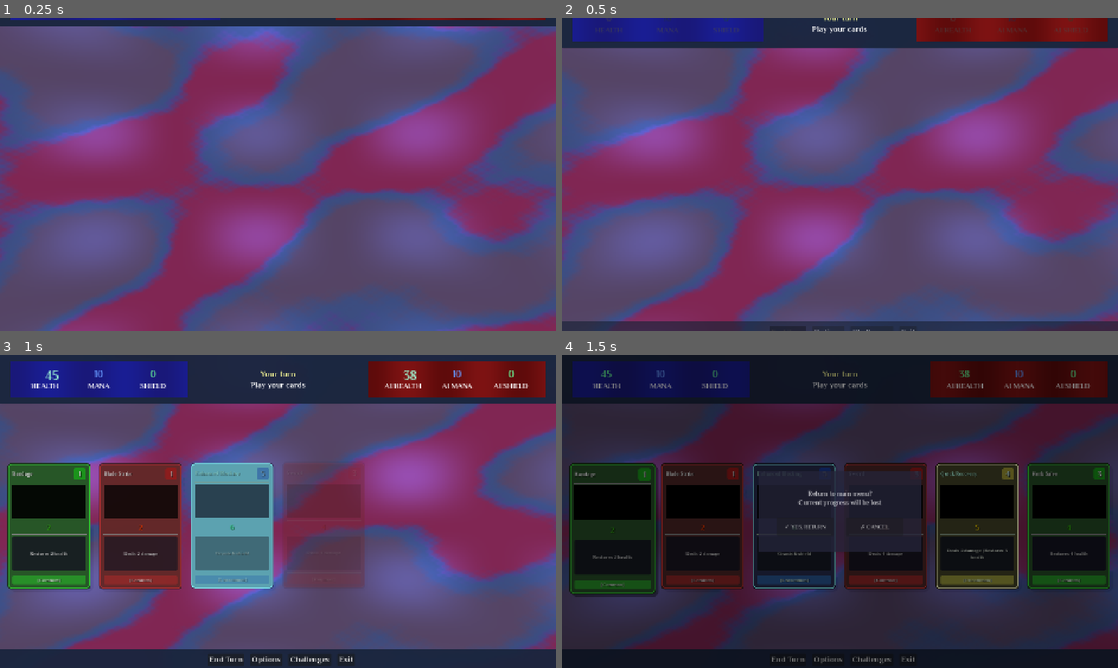
Above: before the commit, frames 1-4 (two rows, left to right).
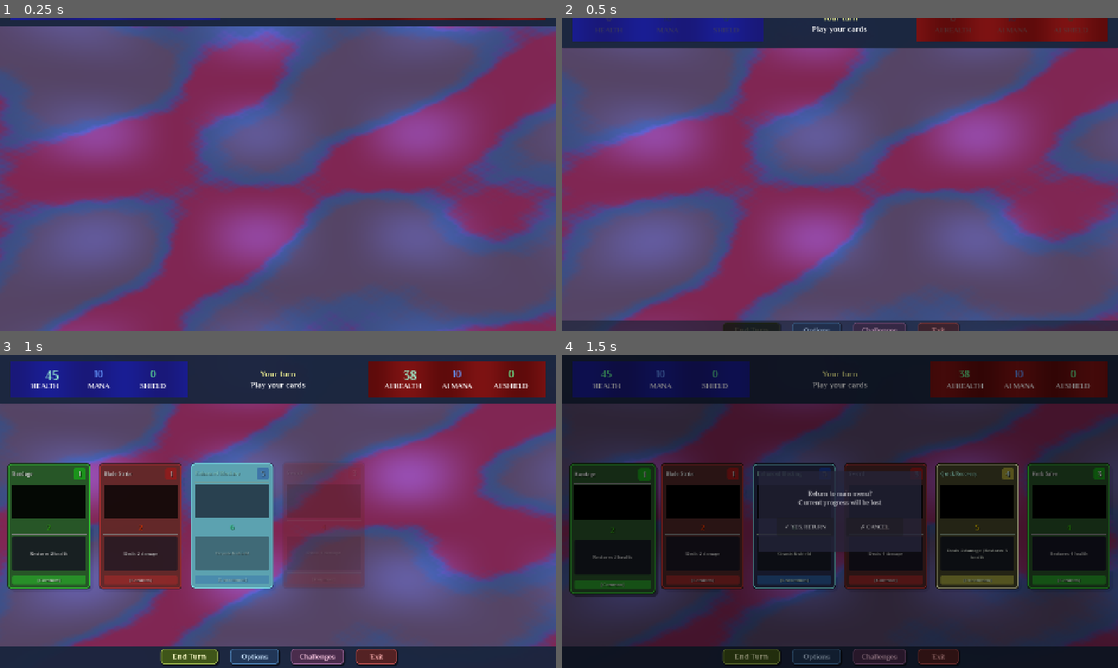
Above: after the commit, the same moments.

Repository: lextrack/Card-Vault-Keeper-Arena
Game: Godot game, scene res://scenes/Main.tscn
Same seed, same stepped clock (60 frames per second), same inputs: the game is played once before the commit and once after it. This scene is started directly instead of the project's main scene. Video files are missing from this copy of the repository; at most half a second of black plays in their place. Sound files missing from this copy of the repository are replaced by a short silence.
Inputs (mouse positions are in pixels of both pictures, inside the frame that each line leads up to):
- Up to frame 1 (0.25 s): no input
- Up to frame 2 (0.5 s): no input
- Up to frame 3 (1 s): tap Enter (game_select) at 0.5 s; move the mouse to (400, 495) at 0.52 s; hold Right (ui_right) from 0.53 s (still down); hold C (ChallengeHub_access) from 0.53 s (still down); click (400, 495) at 0.67 s
- Up to frame 4 (1.5 s): move the mouse to (612, 527) at 1.27 s; release Right (ui_right) at 1.28 s; release C (ChallengeHub_access) at 1.28 s; hold Escape (game_back) from 1.28 s (still down); tap Space (end_turn_specific) at 1.35 s; click (612, 527) at 1.42 s

Frame 1 is identical in both runs. In frame 2, 0.8% of the frame differs, in the area x 0-100%, y 96-100%; in frame 3, 2.7%, in the area x 0-100%, y 93-100%; in frame 4, 2.2%.

Commit message:
Adjust the buttons

Diff:
--- a/scenes/Main.tscn
+++ b/scenes/Main.tscn
@@ -43,6 +43,174 @@
 shader_parameter/frequency = 15.0
 shader_parameter/glow_strength = 0.5
 
+[sub_resource type="StyleBoxFlat" id="StyleBoxFlat_endturn_normal"]
+bg_color = Color(0.3, 0.4, 0.1, 0.8)
+border_width_left = 2
+border_width_top = 2
+border_width_right = 2
+border_width_bottom = 2
+border_color = Color(0.6, 0.7, 0.3, 1)
+corner_radius_top_left = 8
+corner_radius_top_right = 8
+corner_radius_bottom_right = 8
+corner_radius_bottom_left = 8
+shadow_size = 3
+shadow_offset = Vector2(2, 2)
+
+[sub_resource type="StyleBoxFlat" id="StyleBoxFlat_endturn_pressed"]
+bg_color = Color(0.25, 0.35, 0.08, 0.95)
+border_width_left = 2
+border_width_top = 2
+border_width_right = 2
+border_width_bottom = 2
+border_color = Color(0.5, 0.6, 0.2, 1)
+corner_radius_top_left = 8
+corner_radius_top_right = 8
+corner_radius_bottom_right = 8
+corner_radius_bottom_left = 8
+shadow_size = 1
+shadow_offset = Vector2(1, 1)
+
+[sub_resource type="StyleBoxFlat" id="StyleBoxFlat_endturn_hover"]
+bg_color = Color(0.4, 0.5, 0.15, 0.9)
+border_width_left = 2
+border_width_top = 2
+border_width_right = 2
+border_width_bottom = 2
+border_color = Color(0.8, 0.9, 0.4, 1)
+corner_radius_top_left = 8
+corner_radius_top_right = 8
+corner_radius_bottom_right = 8
+corner_radius_bottom_left = 8
+shadow_size = 5
+shadow_offset = Vector2(2, 2)
+
+[sub_resource type="StyleBoxFlat" id="StyleBoxFlat_options_normal"]
+bg_color = Color(0.15, 0.25, 0.4, 0.8)
+border_width_left = 2
+border_width_top = 2
+border_width_right = 2
+border_width_bottom = 2
+border_color = Color(0.3, 0.5, 0.7, 1)
+corner_radius_top_left = 8
+corner_radius_top_right = 8
+corner_radius_bottom_right = 8
+corner_radius_bottom_left = 8
+shadow_size = 3
+shadow_offset = Vector2(2, 2)
+
+[sub_resource type="StyleBoxFlat" id="StyleBoxFlat_options_pressed"]
+bg_color = Color(0.1, 0.2, 0.35, 0.95)
+border_width_left = 2
+border_width_top = 2
+border_width_right = 2
+border_width_bottom = 2
+border_color = Color(0.2, 0.4, 0.6, 1)
+corner_radius_top_left = 8
+corner_radius_top_right = 8
+corner_radius_bottom_right = 8
+corner_radius_bottom_left = 8
+shadow_size = 1
+shadow_offset = Vector2(1, 1)
+
+[sub_resource type="StyleBoxFlat" id="StyleBoxFlat_options_hover"]
+bg_color = Color(0.2, 0.35, 0.5, 0.9)
+border_width_left = 2
+border_width_top = 2
+border_width_right = 2
+border_width_bottom = 2
+border_color = Color(0.4, 0.6, 0.9, 1)
+corner_radius_top_left = 8
+corner_radius_top_right = 8
+corner_radius_bottom_right = 8
+corner_radius_bottom_left = 8
+shadow_size = 5
+shadow_offset = Vector2(2, 2)
+
+[sub_resource type="StyleBoxFlat" id="StyleBoxFlat_challenges_normal"]
+bg_color = Color(0.35, 0.2, 0.35, 0.8)
+border_width_left = 2
+border_width_top = 2
+border_width_right = 2
+border_width_bottom = 2
+border_color = Color(0.6, 0.4, 0.6, 1)
+corner_radius_top_left = 8
+corner_radius_top_right = 8
+corner_radius_bottom_right = 8
+corner_radius_bottom_left = 8
+shadow_size = 3
+shadow_offset = Vector2(2, 2)
+
+[sub_resource type="StyleBoxFlat" id="StyleBoxFlat_challenges_pressed"]
+bg_color = Color(0.3, 0.15, 0.3, 0.95)
+border_width_left = 2
+border_width_top = 2
+border_width_right = 2
+border_width_bottom = 2
+border_color = Color(0.5, 0.3, 0.5, 1)
+corner_radius_top_left = 8
+corner_radius_top_right = 8
+corner_radius_bottom_right = 8
+corner_radius_bottom_left = 8
+shadow_size = 1
+shadow_offset = Vector2(1, 1)
+
+[sub_resource type="StyleBoxFlat" id="StyleBoxFlat_challenges_hover"]
+bg_color = Color(0.45, 0.3, 0.45, 0.9)
+border_width_left = 2
+border_width_top = 2
+border_width_right = 2
+border_width_bottom = 2
+border_color = Color(0.8, 0.5, 0.8, 1)
+corner_radius_top_left = 8
+corner_radius_top_right = 8
+corner_radius_bottom_right = 8
+corner_radius_bottom_left = 8
+shadow_size = 5
+shadow_offset = Vector2(2, 2)
+
+[sub_resource type="StyleBoxFlat" id="StyleBoxFlat_exit_normal"]
+bg_color = Color(0.4, 0.15, 0.15, 0.8)
+border_width_left = 2
+border_width_top = 2
+border_width_right = 2
+border_width_bottom = 2
+border_color = Color(0.7, 0.3, 0.3, 1)
+corner_radius_top_left = 8
+corner_radius_top_right = 8
+corner_radius_bottom_right = 8
+corner_radius_bottom_left = 8
+shadow_size = 3
+shadow_offset = Vector2(2, 2)
+
+[sub_resource type="StyleBoxFlat" id="StyleBoxFlat_exit_pressed"]
+bg_color = Color(0.35, 0.1, 0.1, 0.95)
+border_width_left = 2
+border_width_top = 2
+border_width_right = 2
+border_width_bottom = 2
+border_color = Color(0.6, 0.2, 0.2, 1)
+corner_radius_top_left = 8
+corner_radius_top_right = 8
+corner_radius_bottom_right = 8
+corner_radius_bottom_left = 8
+shadow_size = 1
+shadow_offset = Vector2(1, 1)
+
+[sub_resource type="StyleBoxFlat" id="StyleBoxFlat_exit_hover"]
+bg_color = Color(0.5, 0.2, 0.2, 0.9)
+border_width_left = 2
+border_width_top = 2
+border_width_right = 2
+border_width_bottom = 2
+border_color = Color(0.9, 0.4, 0.4, 1)
+corner_radius_top_left = 8
+corner_radius_top_right = 8
+corner_radius_bottom_right = 8
+corner_radius_bottom_left = 8
+shadow_size = 5
+shadow_offset = Vector2(2, 2)
+
 [sub_resource type="Animation" id="Animation_ft6cd"]
 length = 0.001
 tracks/0/type = "value"
@@ -180,7 +348,7 @@
 "times": PackedFloat32Array(0, 0.7),
 "transitions": PackedFloat32Array(1, 1),
 "update": 0,
-"values": [Vector2(0, 800), Vector2(0, 721)]
+"values": [Vector2(-6, 800), Vector2(-6, 715)]
 }
 tracks/4/type = "value"
 tracks/4/imported = false
@@ -607,6 +775,7 @@
 anchors_preset = 15
 anchor_right = 1.0
 anchor_bottom = 1.0
+offset_left = -7.0
 grow_horizontal = 2
 grow_vertical = 2
 color = Color(0.101960786, 0.14901961, 0.2509804, 0.9019608)
@@ -617,39 +786,69 @@
 anchor_top = 0.5
 anchor_right = 1.0
 anchor_bottom = 0.5
-offset_top = -20.5
-offset_bottom = 10.5
-grow_horizontal = 2
-grow_vertical = 2
-theme_override_constants/separation = 15
+offset_left = 20.0
+offset_top = -26.0
+offset_right = -20.0
+offset_bottom = 12.0
+grow_horizontal = 2
+grow_vertical = 2
+theme_override_constants/separation = 30
 alignment = 1
 
 [node name="EndTurnButton" type="Button" parent="UILayer/BottomPanel/TurnButtonsContainer"]
+custom_minimum_size = Vector2(140, 38)
 layout_mode = 2
 size_flags_horizontal = 4
 focus_mode = 0
+theme_override_colors/font_color = Color(1, 1, 0.8, 1)
+theme_override_colors/font_pressed_color = Color(1, 0.9, 0.6, 1)
+theme_override_colors/font_hover_color = Color(1, 1, 1, 1)
 theme_override_font_sizes/font_size = 20
+theme_override_styles/normal = SubResource("StyleBoxFlat_endturn_normal")
+theme_override_styles/pressed = SubResource("StyleBoxFlat_endturn_pressed")
+theme_override_styles/hover = SubResource("StyleBoxFlat_endturn_hover")
 text = "End Turn"
 
 [node name="OptionsButton" type="Button" parent="UILayer/BottomPanel/TurnButtonsContainer"]
+custom_minimum_size = Vector2(120, 38)
 layout_mode = 2
 size_flags_horizontal = 4
 focus_mode = 0
-theme_override_font_sizes/font_size = 20
+theme_override_colors/font_color = Color(0.8, 0.9, 1, 1)
+theme_override_colors/font_pressed_color = Color(0.6, 0.8, 1, 1)
+theme_override_colors/font_hover_color = Color(1, 1, 1, 1)
+theme_override_font_sizes/font_size = 18
+theme_override_styles/normal = SubResource("StyleBoxFlat_options_normal")
+theme_override_styles/pressed = SubResource("StyleBoxFlat_options_pressed")
+theme_override_styles/hover = SubResource("StyleBoxFlat_options_hover")
 text = "Options"
 
 [node name="ChallengeHubButton" type="Button" parent="UILayer/BottomPanel/TurnButtonsContainer"]
+custom_minimum_size = Vector2(130, 38)
 layout_mode = 2
 size_flags_horizontal = 4
 focus_mode = 0
-theme_override_font_sizes/font_size = 20
+theme_override_colors/font_color = Color(1, 0.8, 0.9, 1)
+theme_override_colors/font_pressed_color = Color(1, 0.6, 0.8, 1)
+theme_override_colors/font_hover_color = Color(1, 1, 1, 1)
+theme_override_font_sizes/font_size = 18
+theme_override_styles/normal = SubResource("StyleBoxFlat_challenges_normal")
+theme_override_styles/pressed = SubResource("StyleBoxFlat_challenges_pressed")
+theme_override_styles/hover = SubResource("StyleBoxFlat_challenges_hover")
 text = "Challenges"
 
 [node name="ExitButton" type="Button" parent="UILayer/BottomPanel/TurnButtonsContainer"]
+custom_minimum_size = Vector2(100, 38)
 layout_mode = 2
 size_flags_horizontal = 4
 focus_mode = 0
-theme_override_font_sizes/font_size = 20
+theme_override_colors/font_color = Color(1, 0.7, 0.7, 1)
+theme_override_colors/font_pressed_color = Color(1, 0.5, 0.5, 1)
+theme_override_colors/font_hover_color = Color(1, 1, 1, 1)
+theme_override_font_sizes/font_size = 18
+theme_override_styles/normal = SubResource("StyleBoxFlat_exit_normal")
+theme_override_styles/pressed = SubResource("StyleBoxFlat_exit_pressed")
+theme_override_styles/hover = SubResource("StyleBoxFlat_exit_hover")
 text = "Exit"
 
 [node name="GameOverLabel" type="Label" parent="UILayer"]
Not shown: 1 places in scenes/Main.tscn that only renumber resources
